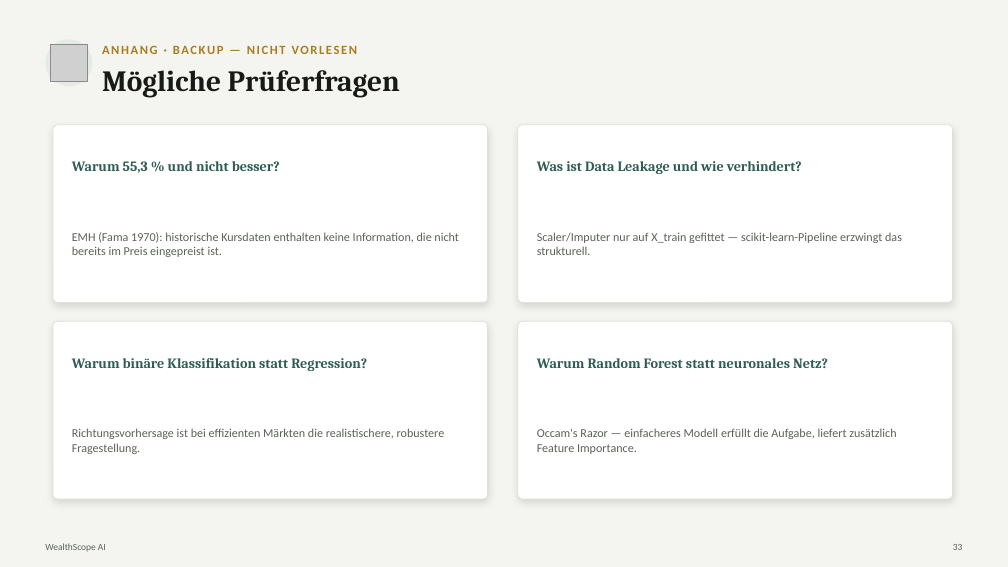
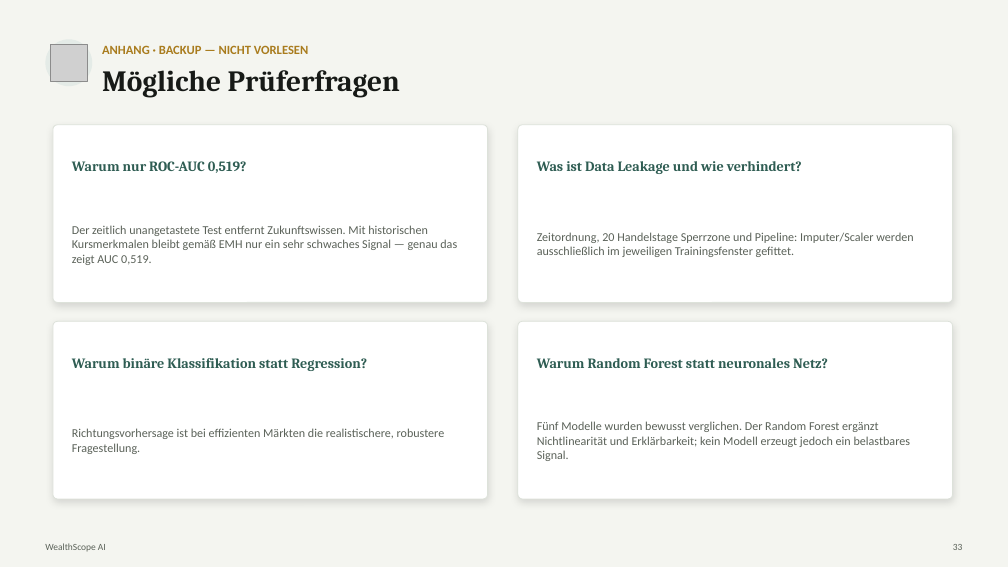
Before and after one commit to fedansoufiane-commits/forexscope-ai, a slide deck: slide 34 of Präsentation/WealthScope_Praesentation.pptx. Drawn at 1008x567 pixels with LibreOffice and Linux fonts; fonts in the diff are those of the drawing; grey boxes stand for pictures. Boxes give left, top, right and bottom in pixels: in the first picture for what was removed or moved away, otherwise in the second. Text is boxed around its words. In the diff, an @@ line names an element or a change of style, - is before the commit and + after.

```diff
--- a/Präsentation/WealthScope_Praesentation.pptx
+++ b/Präsentation/WealthScope_Praesentation.pptx
@@ text "ANHANG · BACKUP — NICHT ..." at bbox=[102, 45, 309, 54]: letter spacing 1.5 to 0 pt @@
@@ text at bbox=[72, 161, 247, 173]: text changed @@
-Warum 55,3 % und nicht besser?
+Warum nur ROC-AUC 0,519?
@@ text at bbox=[72, 225, 457, 265]: text changed @@
-EMH (Fama 1970): historische Kursdaten enthalten keine Information, die nicht bereits im Preis eingepreist ist.
+Der zeitlich unangetastete Test entfernt Zukunftswissen. Mit historischen Kursmerkmalen bleibt gemäß EMH nur ein sehr schwaches Signal — genau das zeigt AUC 0,519.
@@ text at bbox=[537, 232, 913, 257]: text changed @@
-Scaler/Imputer nur auf X_train gefittet — scikit-learn-Pipeline erzwingt das strukturell.
+Zeitordnung, 20 Handelstage Sperrzone und Pipeline: Imputer/Scaler werden ausschließlich im jeweiligen Trainingsfenster gefittet.
@@ text at bbox=[537, 421, 911, 461]: text changed @@
-Occam's Razor — einfacheres Modell erfüllt die Aufgabe, liefert zusätzlich Feature Importance.
+Fünf Modelle wurden bewusst verglichen. Der Random Forest ergänzt Nichtlinearität und Erklärbarkeit; kein Modell erzeugt jedoch ein belastbares Signal.
```
Also in this commit, not shown: 29 other slides changed, 28 other files.
